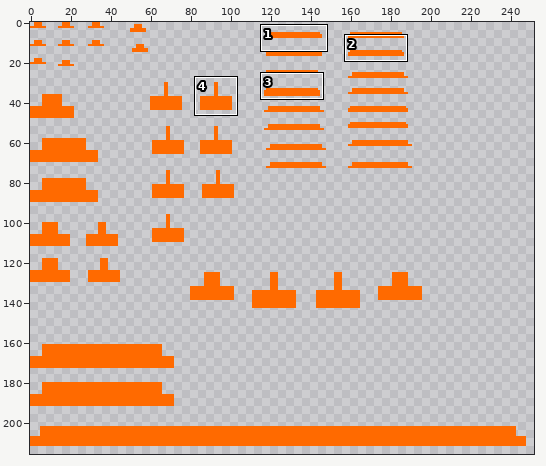
Sprite sheet -- src/main/resources/assets/starwarsmod/textures/models/lightsabers/maul_B.png. Above: a wide view before the commit, with the close-up outlined.
Close-up. Before the edit:
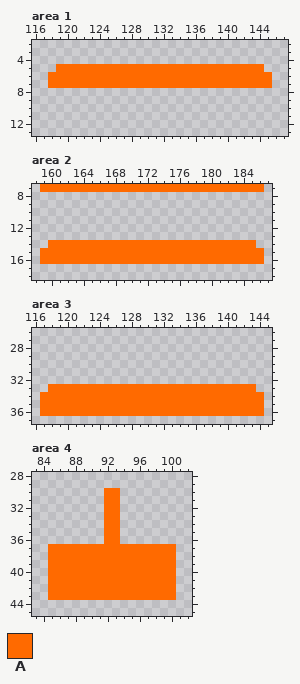
The file is 512x512 pixels. Shown: area 1: x 116..147, y 2..13; area 2: x 158..187, y 7..18; area 3: x 116..145, y 26..37; area 4: x 83..102, y 28..45. The wide view leaves out empty margins. The commit also changed other parts of the picture, which this record leaves out.
Palette (. is transparent): A #ff6a00
Pixels before, area 1, first column x 118:
5 .AAAAAAAAAAAAAAAAAAAAAAAAAA.
6 AAAAAAAAAAAAAAAAAAAAAAAAAAAA
7 AAAAAAAAAAAAAAAAAAAAAAAAAAAA
Pixels before, area 2, first column x 159:
 7 AAAAAAAAAAAAAAAAAAAAAAAAAAAA
 8 ............................
 9 ............................
10 ............................
11 ............................
12 ............................
13 ............................
14 .AAAAAAAAAAAAAAAAAAAAAAAAAA.
15 AAAAAAAAAAAAAAAAAAAAAAAAAAAA
16 AAAAAAAAAAAAAAAAAAAAAAAAAAAA
Pixels before, area 3, first column x 117:
33 .AAAAAAAAAAAAAAAAAAAAAAAAAA.
34 AAAAAAAAAAAAAAAAAAAAAAAAAAAA
35 AAAAAAAAAAAAAAAAAAAAAAAAAAAA
36 AAAAAAAAAAAAAAAAAAAAAAAAAAAA
Pixels before, area 4, first column x 85:
30 .......AA.......
31 .......AA.......
32 .......AA.......
33 .......AA.......
34 .......AA.......
35 .......AA.......
36 .......AA.......
37 AAAAAAAAAAAAAAAA
38 AAAAAAAAAAAAAAAA
39 AAAAAAAAAAAAAAAA
40 AAAAAAAAAAAAAAAA
41 AAAAAAAAAAAAAAAA
42 AAAAAAAAAAAAAAAA
43 AAAAAAAAAAAAAAAA
Once edited:
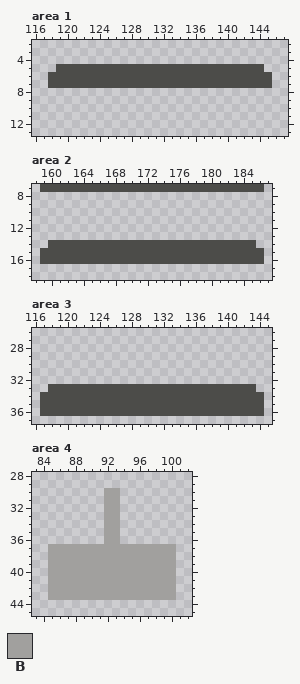
Colours new in this view: B #a1a09e
What changed:
colour A: #ff6a00 -> #4c4c49
Changed rows in their new state; - is a pixel that keeps its letter.
Area 4:
first column x 85:
30 -------BB-------
31 -------BB-------
32 -------BB-------
33 -------BB-------
34 -------BB-------
35 -------BB-------
36 -------BB-------
37 BBBBBBBBBBBBBBBB
38 BBBBBBBBBBBBBBBB
39 BBBBBBBBBBBBBBBB
40 BBBBBBBBBBBBBBBB
41 BBBBBBBBBBBBBBBB
42 BBBBBBBBBBBBBBBB
43 BBBBBBBBBBBBBBBB
